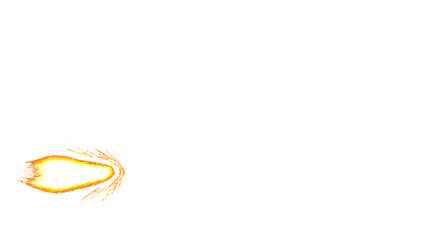
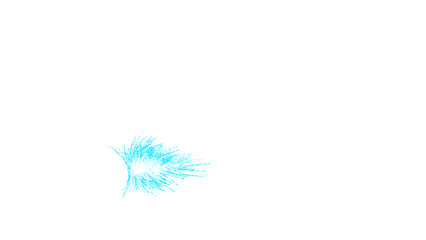
The second 426px x 240px image is a revision of the first. Changes to its layers:
showed "shot effect" over [106,95,266,200]
hid "more flame changes" over [17,146,125,202]
removed layer "Flame forward" (was 18%) from group "Player stuff" over [37,136,126,210]
hid "Flame surround", opacity 18% → 100%, painted on it over [14,136,126,210]
